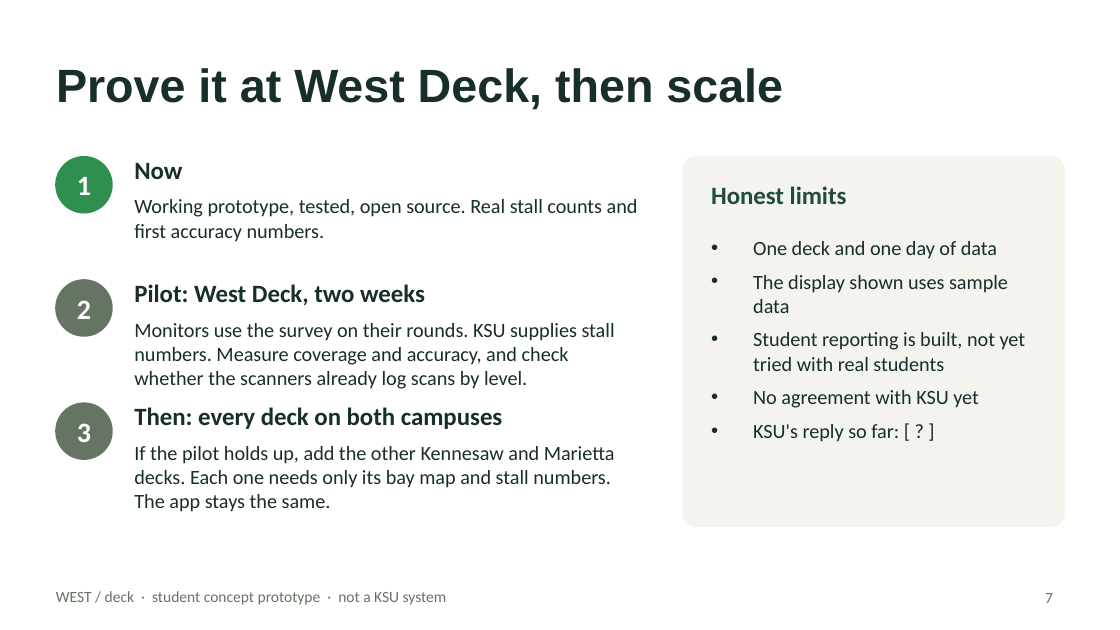
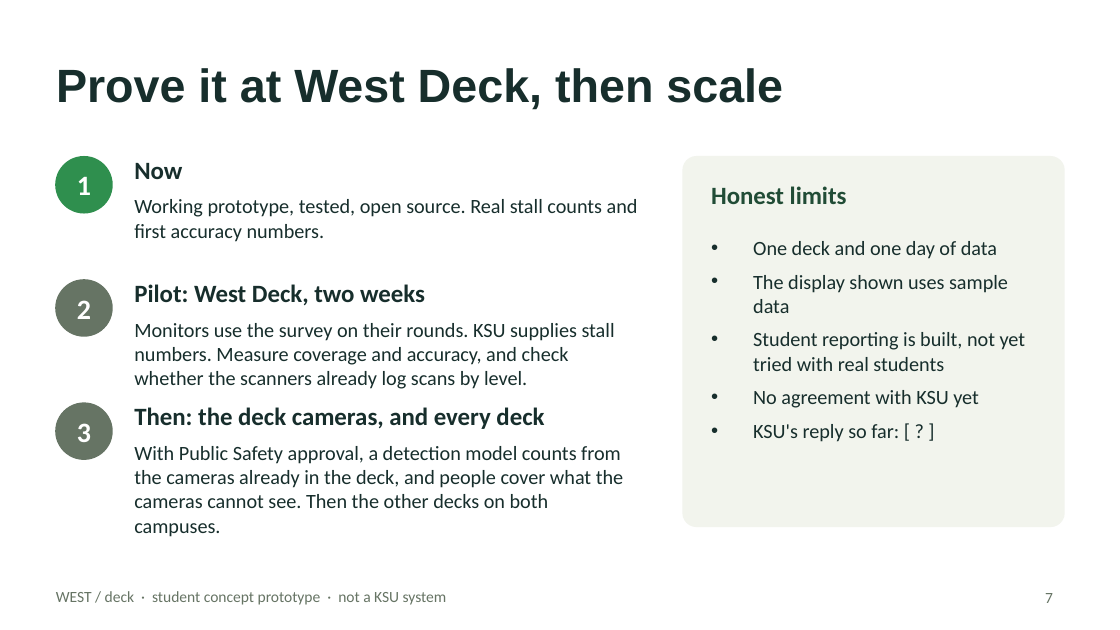
Before and after one commit to boots59/park.ai, a slide deck: slide 7 of submission/WEST-deck-pitch-DRAFT.pptx. Drawn at 1120x630 pixels with LibreOffice and Linux fonts; fonts in the diff are those of the drawing. Boxes give left, top, right and bottom in pixels: in the first picture for what was removed or moved away, otherwise in the second. Text is boxed around its words. In the diff, an @@ line names an element or a change of style, - is before the commit and + after.

```diff
--- a/submission/WEST-deck-pitch-DRAFT.pptx
+++ b/submission/WEST-deck-pitch-DRAFT.pptx
@@ text at [134, 407, 544, 429]: text changed @@
-Then: every deck on both campuses
+Then: the deck cameras, and every deck
@@ text at [134, 446, 623, 508]: text changed @@
-If the pilot holds up, add the other Kennesaw and Marietta decks. Each one needs only its bay map and stall numbers. The app stays the same.
+With Public Safety approval, a detection model counts from the cameras already in the deck, and people cover what the cameras cannot see. Then the other decks on both campuses.
```
Also in this commit, not shown: 3 other slides changed, 5 other files.
